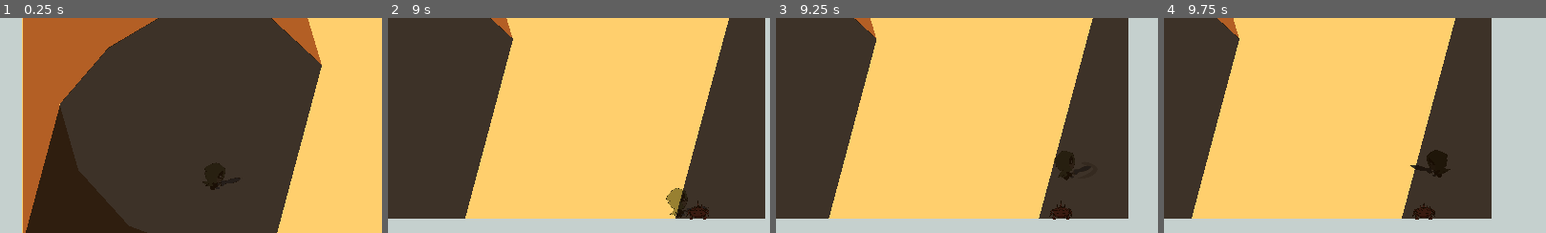
Above: before the commit, frames 1-4 (left to right).
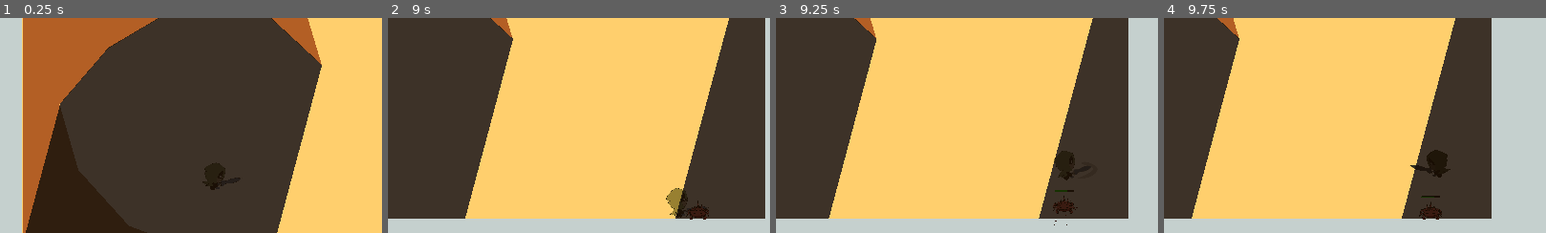
Above: after the commit, the same moments.

Repository: Niimphu/NewbieGameJam2023
Game: Godot game, scene res://Levels/Level_1.tscn
Two runs of this game, one before a commit and one after it. Both use one fixed random seed, a clock stepped at 60 frames per second and the inputs below. This scene is started directly instead of the project's main scene.
Inputs:
- Up to frame 1 (0.25 s): no input
- Up to frame 2 (9 s): hold J (attack) 0.53-1.28 s; hold Right (ui_right) 0.53-2.03 s; tap Space (jump) at 0.77, 1.52, 3.02, 3.77, 4.52, 6.02, 6.77, 7.52 s; tap J (attack) at 1.35, 2.85, 4.55, 5.85, 7.35 s; hold Left (ui_left) 2.03-2.78 s; hold J (attack) 2.03-2.78 s; tap K (toggle_parasol) every 2.25 s from 2.1 to 8.85 s; hold Right (ui_right) 2.78-4.28 s; hold J (attack) 3.53-4.28 s; hold Left (ui_left) 4.28-5.03 s; hold Right (ui_right) 5.03-5.78 s; hold J (attack) 5.03-5.78 s; hold Left (ui_left) 5.78-7.28 s; hold J (attack) 6.53-7.28 s; hold Right (ui_right) from 7.28 s (still down); hold J (attack) 8.03-8.78 s
- Up to frame 3 (9.25 s): keep holding Right (ui_right); tap Space (jump) at 9.02 s; tap J (attack) at 9.05 s
- Up to frame 4 (9.75 s): release Right (ui_right) at 9.53 s; hold Left (ui_left) from 9.53 s (still down); hold J (attack) from 9.53 s (still down)
The pictures show only the part of the screen within x 22-72%, y 17-67%; the shares and areas given below are measured in that part.

Frames 1-2 are identical in both runs. In frame 3, 0.2% of the frame differs, in the area x 71-79%, y 80-97%; in frame 4, 0.2%.

Commit message:
added down attack bounce, increased weapon hitbox

Diff:
--- a/Characters/Player/Player.gd
+++ b/Characters/Player/Player.gd
@@ -205,5 +205,10 @@
 	sprite.visible = false
 
 
-func _on_fall_zone_body_entered(body):
+func _on_fall_zone_body_entered(_body):
 	PlayerStatManager.health = 0
+
+func _on_attack_area_2d_body_entered(body):
+	if "CrownCrab" in body.name:
+		animation_state.travel("Jump")
+		velocity.y = JUMP_VELOCITY
--- a/Characters/Player/Player.tscn
+++ b/Characters/Player/Player.tscn
@@ -415,13 +415,13 @@
 [sub_resource type="AnimationNodeStateMachinePlayback" id="AnimationNodeStateMachinePlayback_wtqe7"]
 
 [sub_resource type="RectangleShape2D" id="RectangleShape2D_7aihy"]
-size = Vector2(66.25, 46.25)
+size = Vector2(97.5, 71.25)
 
 [sub_resource type="RectangleShape2D" id="RectangleShape2D_flhnj"]
-size = Vector2(46.25, 73.125)
+size = Vector2(71.25, 79.375)
 
 [sub_resource type="RectangleShape2D" id="RectangleShape2D_p73p7"]
-size = Vector2(53.75, 61.25)
+size = Vector2(77.5, 97.5)
 
 [node name="Player" type="CharacterBody2D"]
 scale = Vector2(0.8, 0.8)
@@ -474,17 +474,20 @@
 collision_mask = 4
 
 [node name="CollisionShape2D_Front" type="CollisionShape2D" parent="AttackArea2D"]
-position = Vector2(50.625, 13.125)
+position = Vector2(66.25, 11.875)
+scale = Vector2(1, 1)
 shape = SubResource("RectangleShape2D_7aihy")
 disabled = true
 
 [node name="CollisionShape2D_Up" type="CollisionShape2D" parent="AttackArea2D"]
-position = Vector2(15.625, -47.1875)
+position = Vector2(3.125, -50.3125)
+scale = Vector2(1, 1)
 shape = SubResource("RectangleShape2D_flhnj")
 disabled = true
 
 [node name="CollisionShape2D_Down" type="CollisionShape2D" parent="AttackArea2D"]
-position = Vector2(19.375, 20.625)
+position = Vector2(4.99999, 38.75)
+scale = Vector2(1, 1)
 shape = SubResource("RectangleShape2D_p73p7")
 disabled = true
 
@@ -499,4 +502,5 @@
 [node name="ToggleParasolCooldown" type="Timer" parent="."]
 one_shot = true
 
+[connection signal="body_entered" from="AttackArea2D" to="." method="_on_attack_area_2d_body_entered"]
 [connection signal="timeout" from="AttackCooldown" to="." method="_on_attack_cooldown_timeout"]
--- a/Levels/Level 1/level_1.tscn
+++ b/Levels/Level 1/level_1.tscn
@@ -208,20 +208,22 @@
 [node name="Sprout3" parent="." instance=ExtResource("9_18vxc")]
 position = Vector2(5952, 276)
 
-[node name="WanderingEnemy" parent="." instance=ExtResource("10_88ogy")]
+[node name="Crabbos" type="Node2D" parent="."]
+
+[node name="WanderingEnemy" parent="Crabbos" instance=ExtResource("10_88ogy")]
 position = Vector2(1476, 577)
 
-[node name="WanderingEnemy2" parent="." instance=ExtResource("10_88ogy")]
+[node name="WanderingEnemy2" parent="Crabbos" instance=ExtResource("10_88ogy")]
 position = Vector2(6700, 542)
+
+[node name="WanderingEnemy3" parent="Crabbos" instance=ExtResource("10_88ogy")]
+position = Vector2(3611, 608)
 
 [node name="Player" parent="." instance=ExtResource("9_8x4hg")]
 position = Vector2(129, 365)
 
 [node name="RemoteTransform2D" type="RemoteTransform2D" parent="Player"]
 remote_path = NodePath("../../Camera2D")
-
-[node name="WanderingEnemy3" parent="." instance=ExtResource("10_88ogy")]
-position = Vector2(3611, 608)
 
 [node name="PhysicsObjectBoundary" type="StaticBody2D" parent="."]
 position = Vector2(2504, 577)
